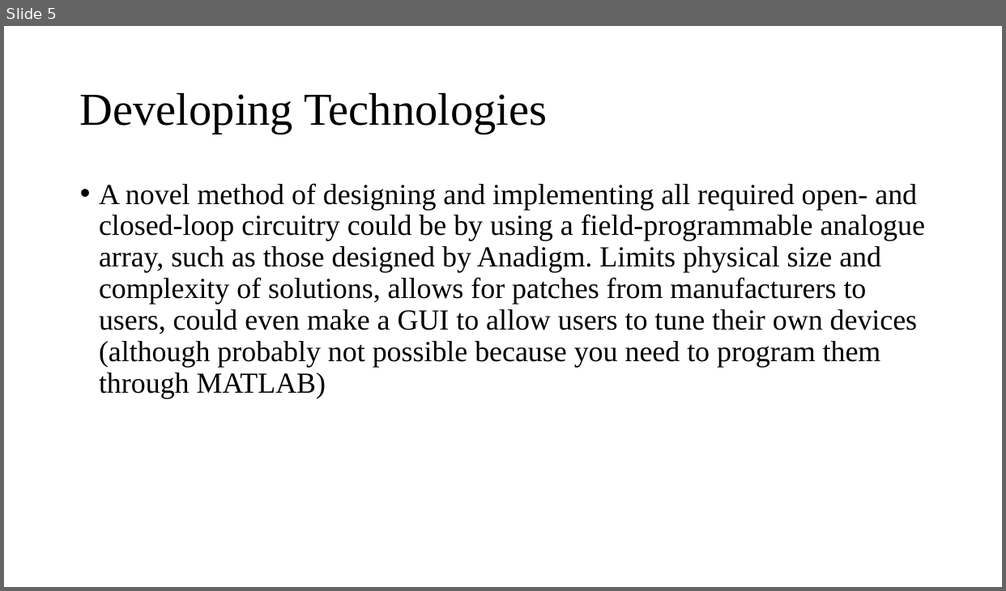
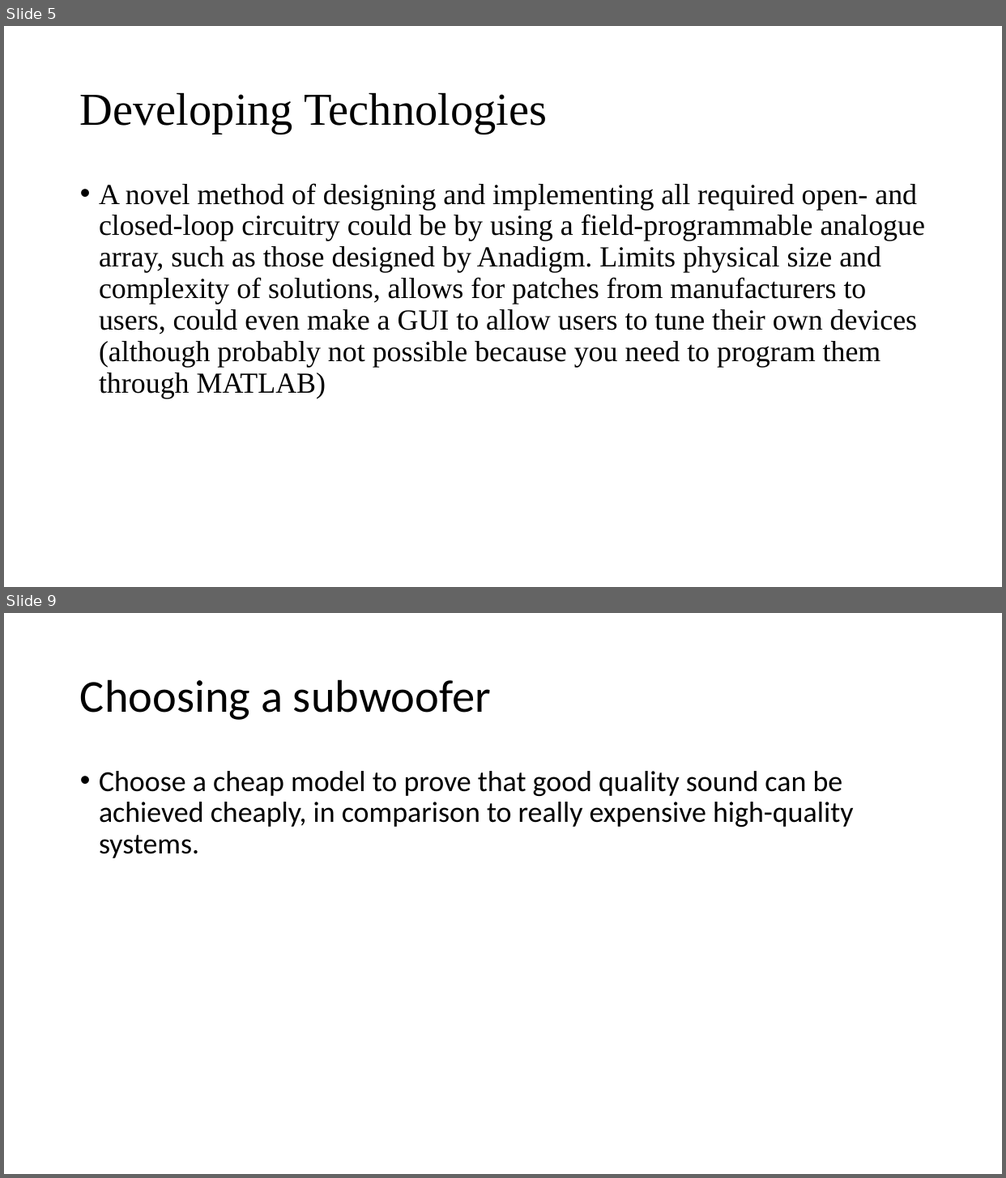
Before and after one commit to spez1998/3rd-year-project, a slide deck: Deliverables/2ndMarkerViva/viva_presentation.pptx. Shown one above the other, each under a label of ours: slide 5 before the commit, slides 5 and 9 after it; the slides between them are not shown. The pictures are 1006x591 and 1006x1178 pixels, drawn with LibreOffice and Linux fonts; fonts in the diff are those of the drawing. Boxes give left, top, right and bottom in pixels: in the first picture for what was removed or moved away, otherwise in the second. Text is boxed around its words. In the diff, an @@ line names an element or a change of style, - is before the commit and + after.

```diff
--- a/Deliverables/2ndMarkerViva/viva_presentation.pptx
+++ b/Deliverables/2ndMarkerViva/viva_presentation.pptx
@@ slide 9 added at [4, 613, 1002, 1174], background #FFFFFF @@
@@ title added at [80, 679, 491, 720], 44 pt, text #000000 @@
+Choosing a subwoofer
@@ text added at [99, 771, 853, 858], 28 pt, text #000000 @@
+• Choose a cheap model to prove that good quality sound can be achieved cheaply, in comparison to really expensive high-quality systems.
```
Also in this commit, not shown: 4 other slides added, 1 other file.
